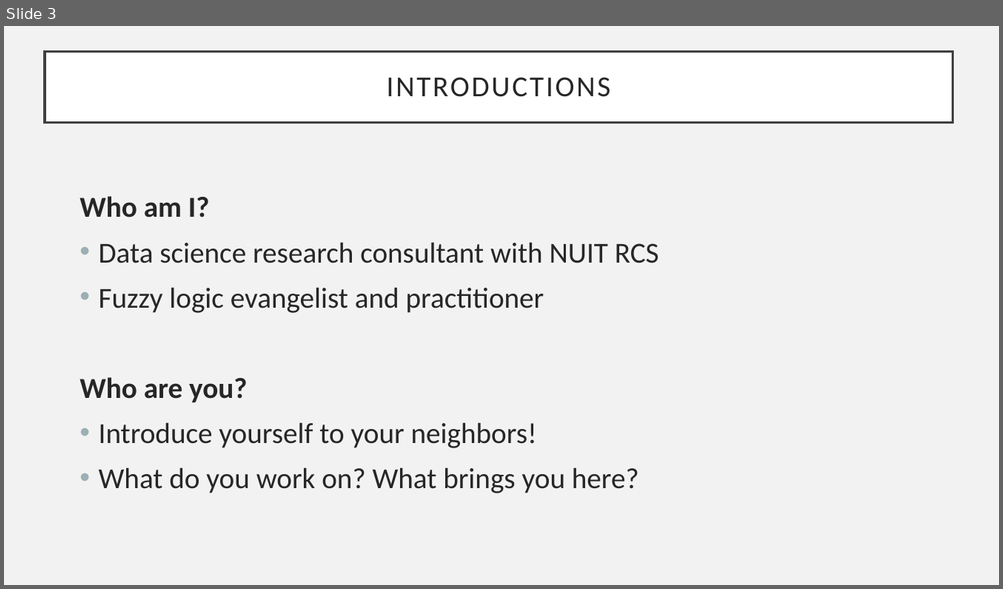
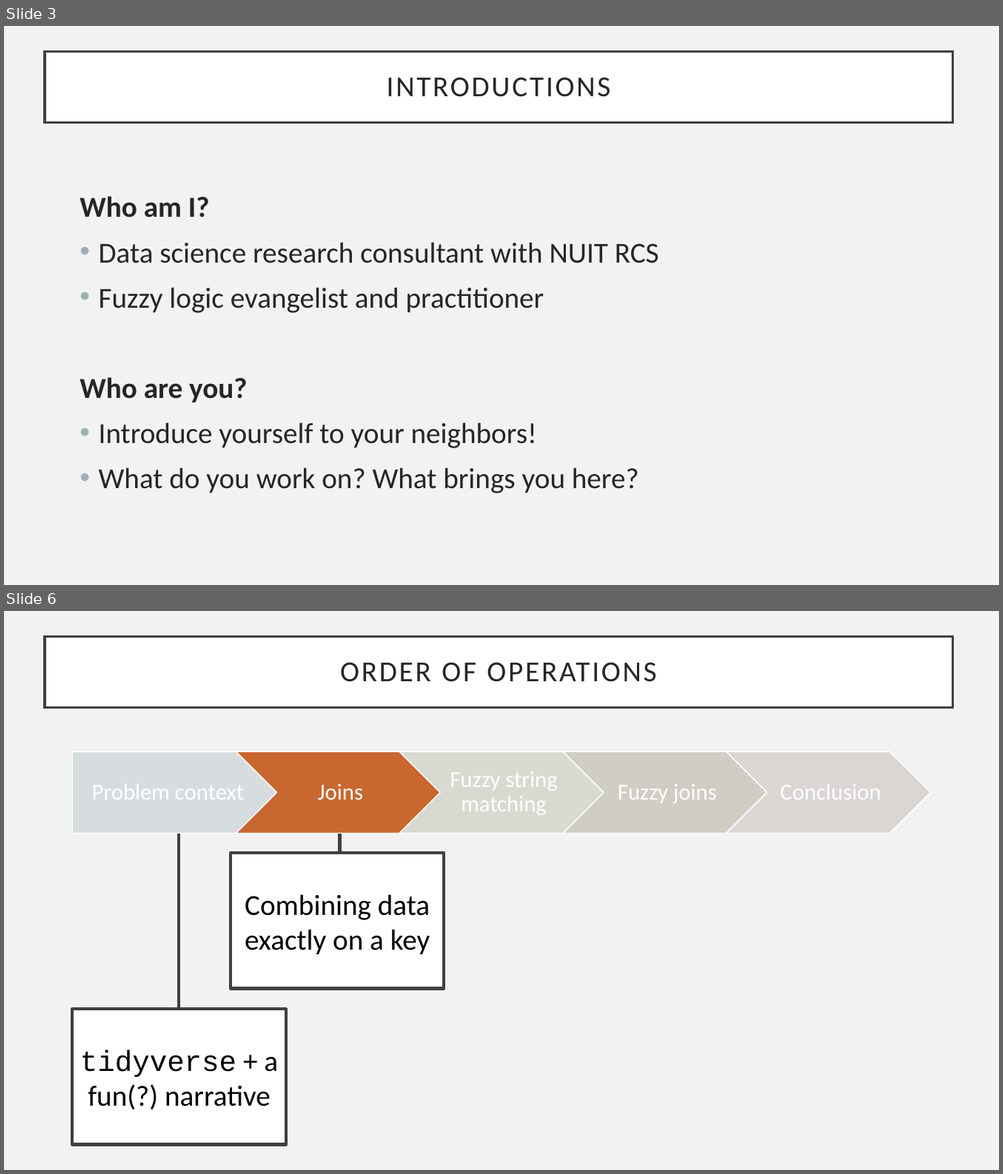
Before and after one commit to allemanau/NUIT_text_matching_workshop, a slide deck: slides/text_matching_workshop_slides.pptx. Shown one above the other, each under a label of ours: slide 3 before the commit, slides 3 and 6 after it; the slides between them are not shown. The pictures are 1003x589 and 1003x1174 pixels, drawn with LibreOffice and Linux fonts; fonts in the diff are those of the drawing. Boxes give left, top, right and bottom in pixels: in the first picture for what was removed or moved away, otherwise in the second. Text is boxed around its words. In the diff, an @@ line names an element or a change of style, - is before the commit and + after.

```diff
--- a/slides/text_matching_workshop_slides.pptx
+++ b/slides/text_matching_workshop_slides.pptx
@@ slide 6 added at (x1=4, y1=611, x2=999, y2=1170), background #F2F2F2 @@
@@ title added at (x1=45, y1=636, x2=953, y2=708), fill #FFFFFF, outline #404040 2.5 pt, 28 pt, text #262626 @@
+ORDER OF OPERATIONS
@@ group added at (x1=73, y1=752, x2=930, y2=833): 5 texts, 4 chevrons, 1 pentagon arrow @@
+Problem context
+Joins
+Fuzzy string matching
+Fuzzy joins
+Conclusion
@@ line added from (179, 1009) to (179, 833), #404040 3 pt @@
@@ rectangle added at (x1=231, y1=854, x2=444, y2=989), fill #FFFFFF, outline #404040 3 pt, 28 pt, text #000000 @@
+Combining data exactly on a key
@@ line added from (340, 854) to (340, 833), #404040 3 pt @@
@@ rectangle added at (x1=73, y1=1009, x2=286, y2=1145), fill #FFFFFF, outline #404040 3 pt, 28 pt, text #000000 @@
+tidyverse + a fun(?) narrative
```
Also in this commit, not shown: 2 slides changed, 35 other slides added, 1 slide removed, 8 other files.
